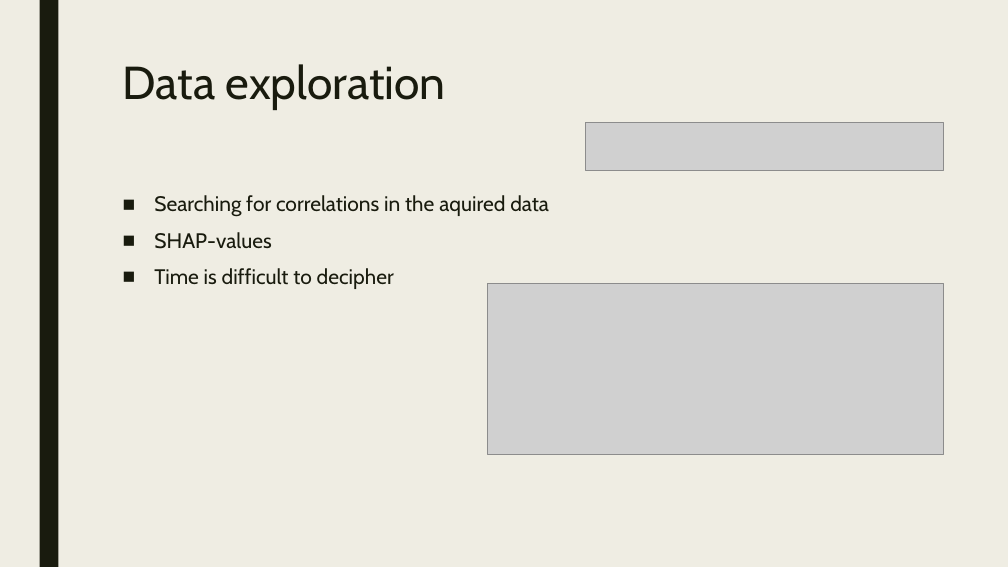
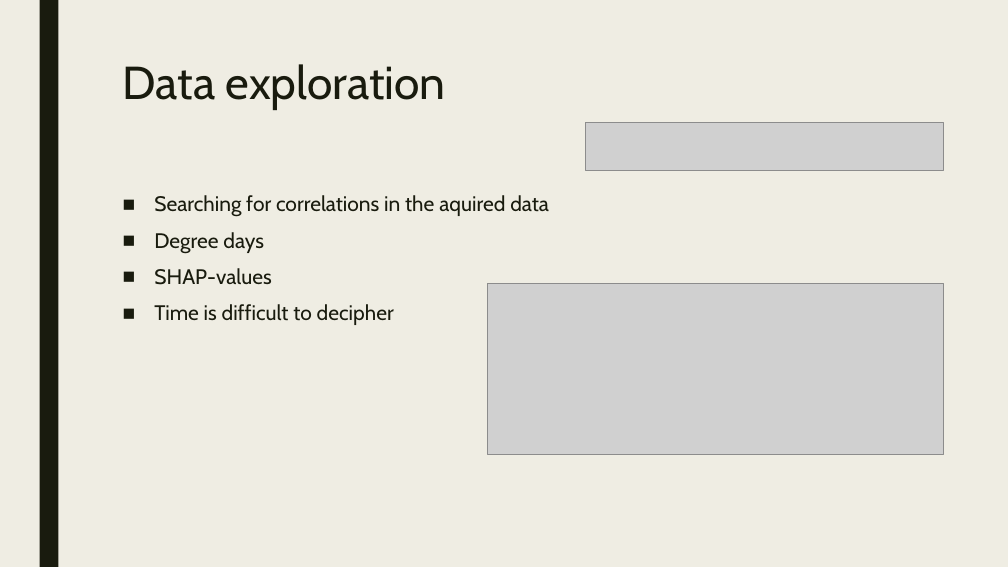
Before and after one commit to mathh17/Speciale, a slide deck: slide 7 of Exploring climate data’s relevance to predict energy consumption.pptx. Drawn at 1008x567 pixels with LibreOffice and Linux fonts; fonts in the diff are those of the drawing; grey boxes stand for pictures. Boxes give left, top, right and bottom in pixels: in the first picture for what was removed or moved away, otherwise in the second. Text is boxed around its words. In the diff, an @@ line names an element or a change of style, - is before the commit and + after.

```diff
--- a/Exploring climate data’s relevance to predict energy consumption.pptx
+++ b/Exploring climate data’s relevance to predict energy consumption.pptx
@@ text at (154,232,264,254): paragraph added @@
+■ Degree days
```
Also in this commit, not shown: 2 other slides changed.
